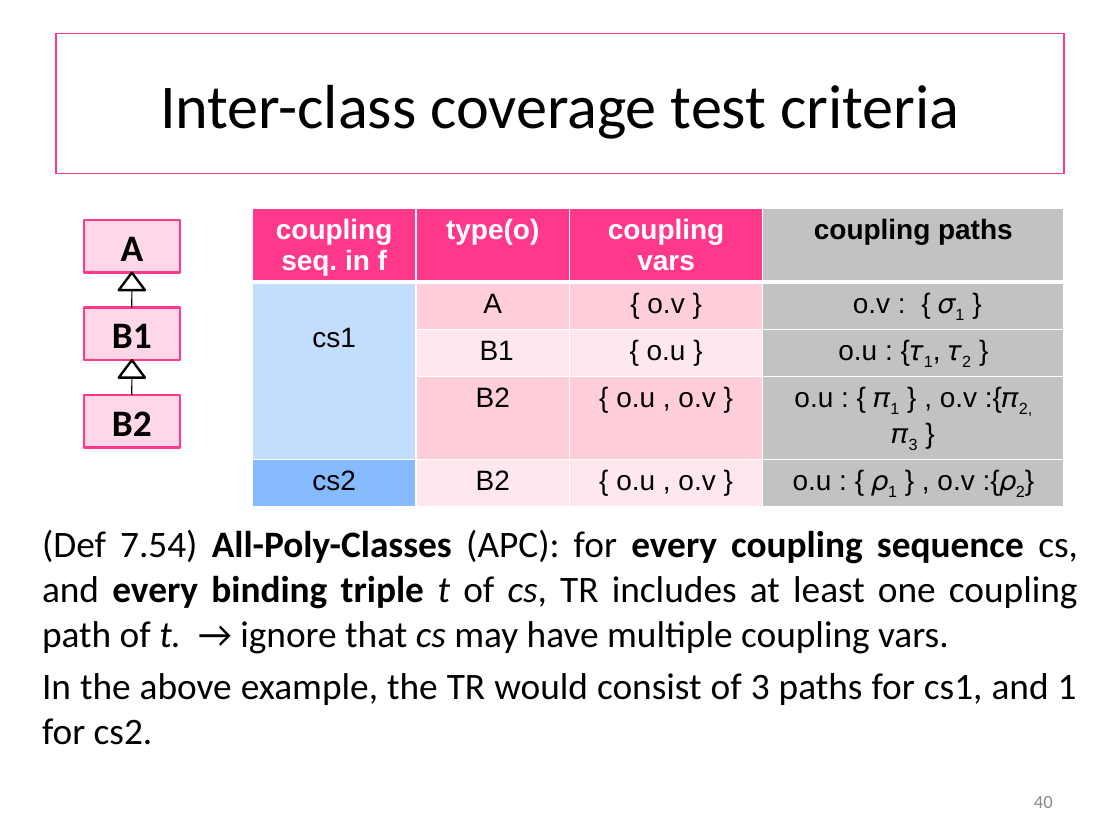
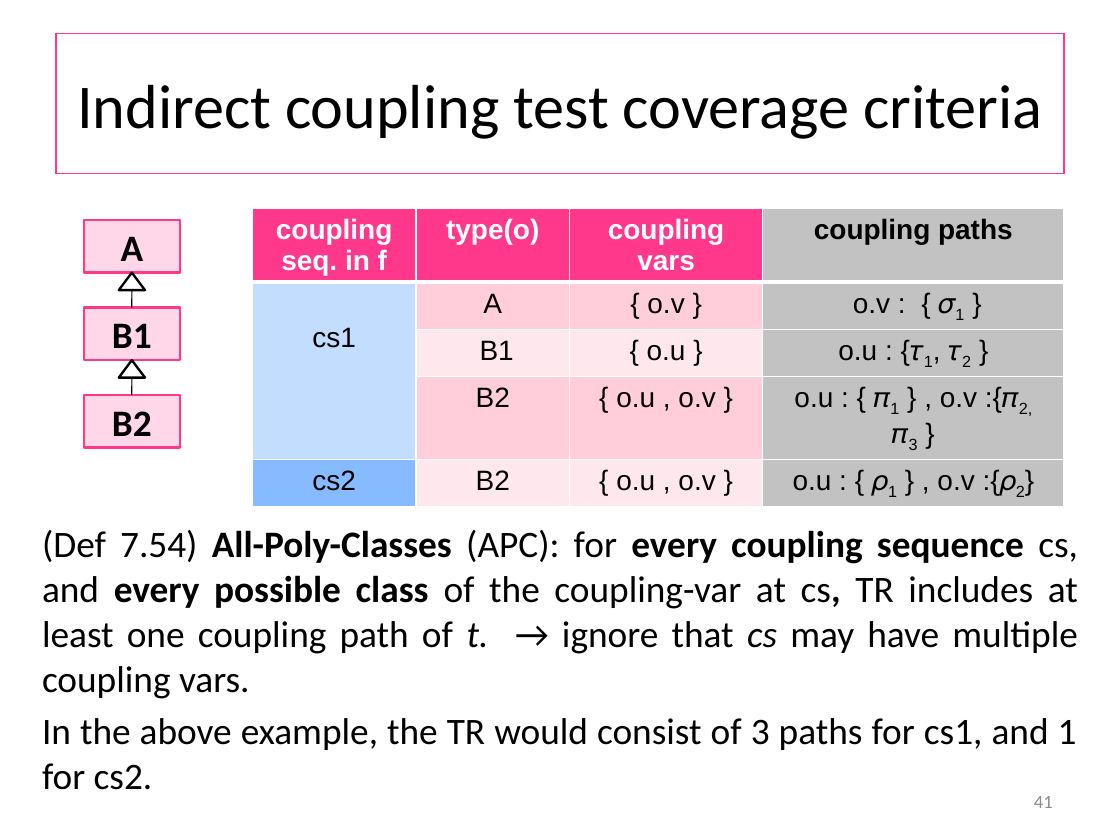
Before and after one commit to wooshrow/b3stv, a slide deck: slide 41 of slides/dfbt.pptx (slide 40 before the commit). Drawn at 1120x840 pixels with LibreOffice and Linux fonts; fonts in the diff are those of the drawing. Boxes give left, top, right and bottom in pixels: in the first picture for what was removed or moved away, otherwise in the second. Text is boxed around its words. In the diff, an @@ line names an element or a change of style, - is before the commit and + after.

```diff
--- a/slides/dfbt.pptx
+++ b/slides/dfbt.pptx
@@ title at <box>77,84,1042,139</box>: text changed @@
-Inter-class coverage test criteria
+Indirect coupling test coverage criteria
@@ text at <box>42,530,1078,699</box>: text changed @@
-(Def 7.54) All-Poly-Classes (APC): for every coupling sequence cs, and every binding triple t of cs, TR includes at least one coupling path of t. → ignore that cs may have multiple coupling vars.
+(Def 7.54) All-Poly-Classes (APC): for every coupling sequence cs, and every possible class of the coupling-var at cs, TR includes at least one coupling path of t. → ignore that cs may have multiple coupling vars.
@@ page number at <box>1034,796,1053,808</box>: text changed @@
-40
+41
```
Also in this commit, not shown: 16 other slides changed, 2 slides added, 1 slide removed, 12 other files.
